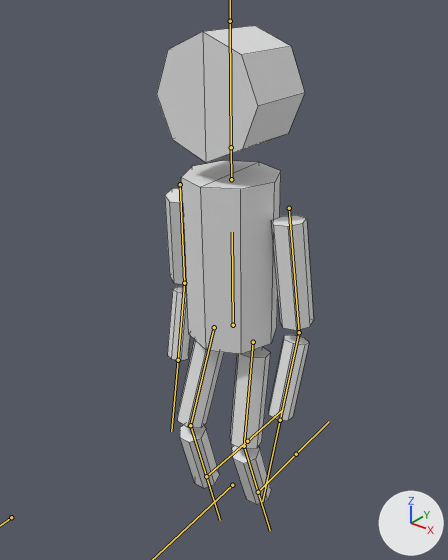
What one commit did to the FBX model Assets/player/player.fbx.
Before and after are seen from a 50 mm camera at (3.53, -4.59, 5.61) aimed at (-0.16, 0.02, 2.75). Lighting does not change. The marker at lower right points along +X, +Y and +Z. Both versions are drawn at frame 1 of the action 'ArmatureAction.001'; the numbers are the values there. The bones that bend it are drawn over the model as lines. Mesh edges are drawn as thin lines.

Names of what the first picture shows: 'player'.
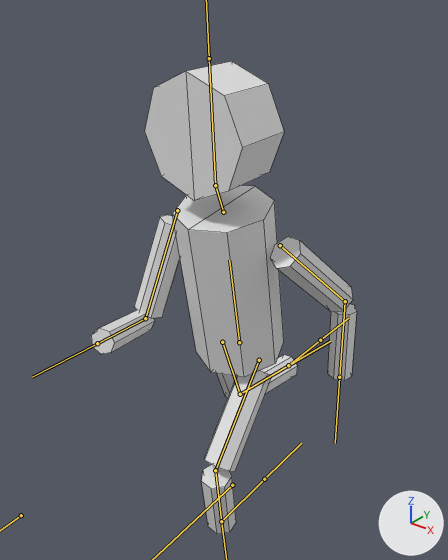
The edits, one by one:
Bone 'spine' (bone_spine) moves from (0.0, -0.08, -0.01) to (-0.06, -0.29, 0.02).
Bone 'spine' (bone_spine) turns from (-1, 3, 0) to (-11, -2, 1) degrees about its own x, y and z.
Bone 'spine.001' (bone_spine_001) turns from (-1, 0, 0) to (-12, 0, -1) degrees about its own x, y and z.
Bone 'spine.002' (bone_spine_002) turns from (1, 0, 0) to (20, 3, -1) degrees about its own x, y and z.
Bone 'leg.l' (bone_leg_l) turns from (-11, -1, -2) to (-49, -1, -5) degrees about its own x, y and z.
Bone 'leg.l.001' (bone_leg_l_001) turns from (29, 0, 2) to (49, -4, 9) degrees about its own x, y and z.
Bone 'arm.l' (bone_arm_l) turns from (83, 0, -2) to (67, 30, -25) degrees about its own x, y and z.
Bone 'arm.l.001' (bone_arm_l_001) turns from (9, 9, 17) to (48, -62, -4) degrees about its own x, y and z.
Bone 'leg.r' (bone_leg_r) turns from (-16, 2, 5) to (16, 7, 10) degrees about its own x, y and z.
Bone 'leg.r.001' (bone_leg_r_001) turns from (29, 2, -6) to (63, -1, 2) degrees about its own x, y and z.
Bone 'arm.r' (bone_arm_r) turns from (79, -4, 29) to (69, 16, -30) degrees about its own x, y and z.
Bone 'arm.r.001' (bone_arm_r_001) turns from (16, -2, -15) to (-11, 9, -96) degrees about its own x, y and z.

What differs and where, as boxes [x1, y1, x2, y2] in the pictures (448 x 560 px):
'player', posed (69% wider)
    before: [157, 26, 314, 505]
    after: [91, 61, 357, 534]
bone 'spine', root to tip
    before: (233, 325) to (232, 232)
    after: (239, 342) to (229, 260)
bone 'spine.001', root to tip
    before: (231, 179) to (231, 147)
    after: (223, 212) to (215, 185)
bone 'spine.002', root to tip
    before: (231, 147) to (230, 21)
    after: (215, 185) to (209, 58)
bone 'leg.l', root to tip
    before: (253, 342) to (244, 446)
    after: (259, 360) to (215, 470)
bone 'leg.l.001', root to tip
    before: (244, 446) to (258, 492)
    after: (215, 470) to (221, 521)
bone 'arm.l', root to tip
    before: (289, 208) to (299, 332)
    after: (280, 245) to (345, 301)
bone 'arm.l.001', root to tip
    before: (299, 332) to (280, 420)
    after: (345, 301) to (339, 377)
bone 'leg.r', root to tip
    before: (214, 327) to (190, 425)
    after: (222, 342) to (240, 394)
bone 'leg.r.001', root to tip
    before: (190, 425) to (206, 476)
    after: (240, 394) to (288, 365)
bone 'arm.r', root to tip
    before: (180, 184) to (184, 283)
    after: (177, 210) to (145, 318)
bone 'arm.r.001', root to tip
    before: (184, 283) to (178, 360)
    after: (145, 318) to (97, 343)
